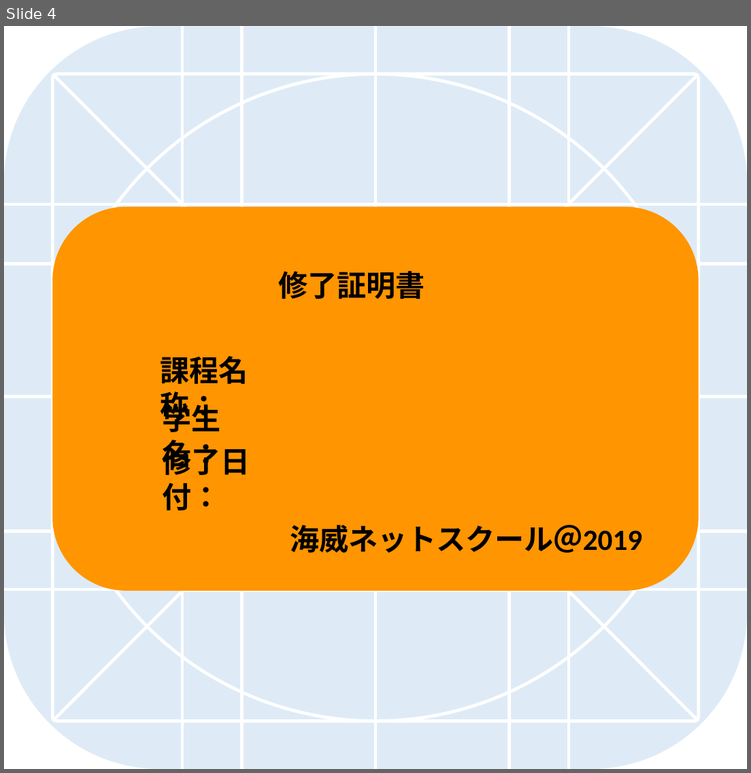
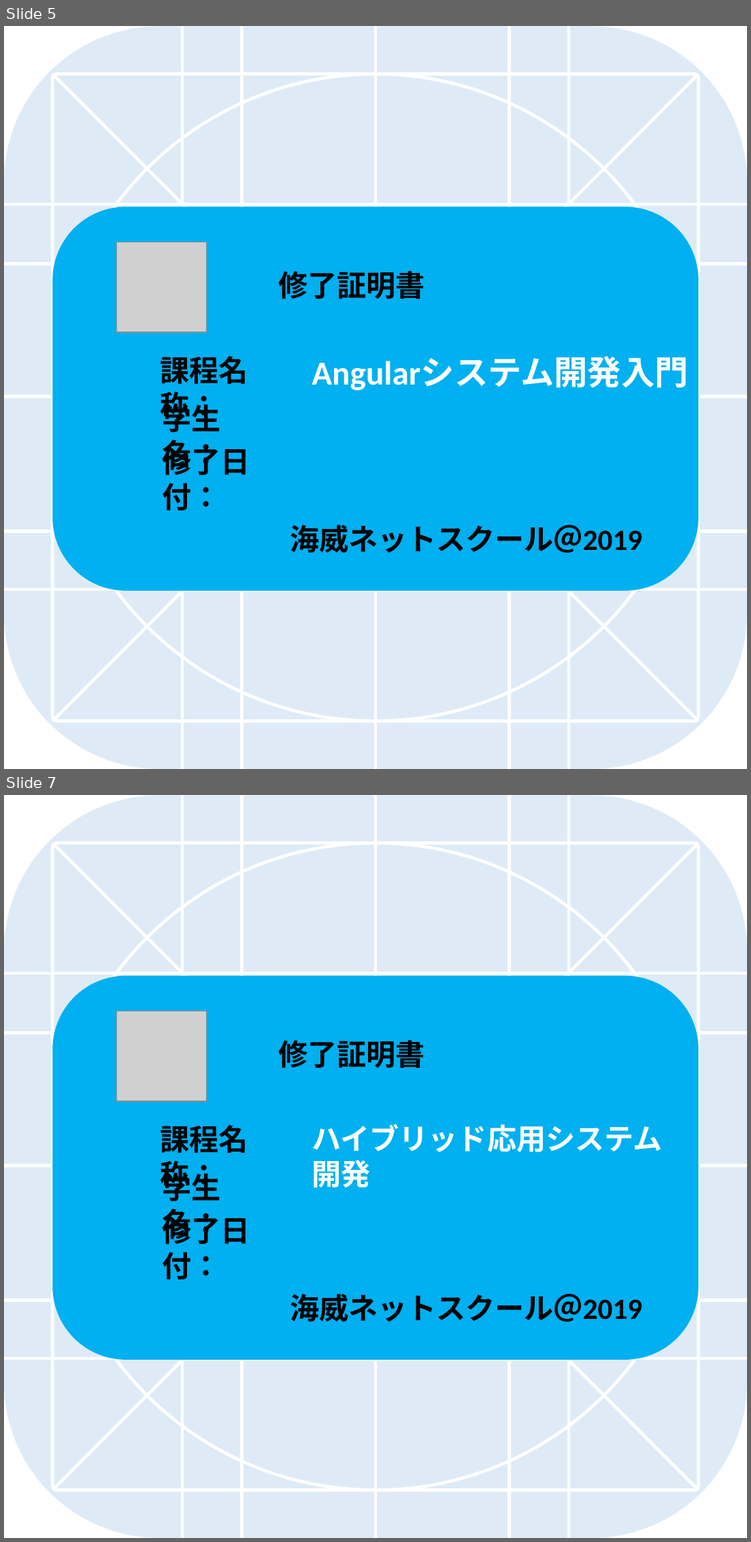
Before and after one commit to tangzitong/wohApp, a slide deck: design/icon-template.pptx. Shown one above the other, each under a label of ours: slide 4 before the commit, slides 5 and 7 after it; the slides between them are not shown. The pictures are 751x773 and 751x1542 pixels, drawn with LibreOffice and Linux fonts; fonts in the diff are those of the drawing; grey boxes stand for pictures. Boxes give left, top, right and bottom in pixels: in the first picture for what was removed or moved away, otherwise in the second. Text is boxed around its words. In the diff, an @@ line names an element or a change of style, - is before the commit and + after.

```diff
--- a/design/icon-template.pptx
+++ b/design/icon-template.pptx
@@ slide 7 added at [4,795,747,1538], background #FFFFFF @@
@@ rounded rectangle added at [52,975,698,1359], fill #00B0F0 @@
@@ picture added at [116,1011,206,1100] @@
@@ text added at [278,1040,424,1068], 28 pt, text #000000, bold @@
+修了証明書
@@ text added at [160,1125,248,1192], 28 pt, text #000000, bold @@
+課程名称：
@@ text added at [311,1123,662,1187], 28 pt, text #FFFFFF, bold @@
+ハイブリッド応用システム開発
@@ group added at [4,795,747,1538]: 12 lines, 5 rounded rectangles @@
@@ text added at [162,1168,221,1240], 28 pt, text #000000, bold @@
+学生名：
@@ text added at [162,1212,250,1279], 28 pt, text #000000, bold @@
+修了日付：
@@ text added at [290,1293,642,1321], 28 pt, text #000000, bold @@
+海威ネットスクール＠2019
@@ what was slide 4 is now slide 5 @@
@@ slide 5 changed as well @@
@@ rounded rectangle at [52,206,698,590]: fill #FF9500 to #00B0F0 @@
@@ picture added at [116,242,206,331] @@
@@ text added at [311,357,688,390], 32 pt, text #FFFFFF, bold @@
+Angularシステム開発入門
```
Also in this commit, not shown: 10 other slides added, 2 slides removed, 25 other files.
